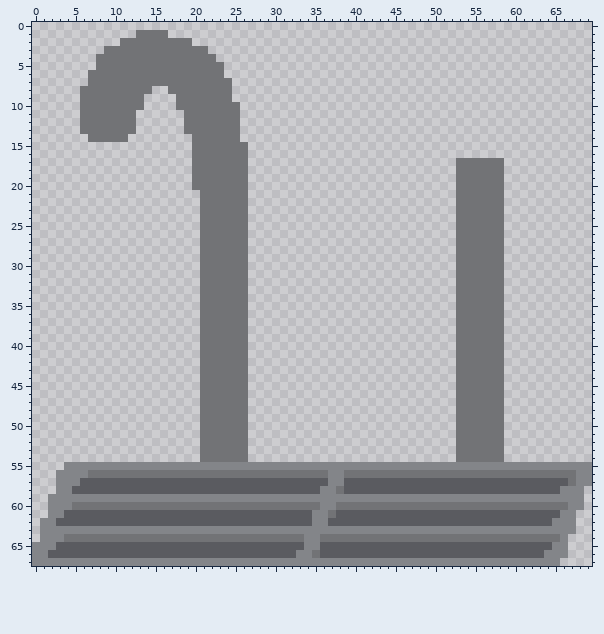
Two states of a pixel-art file, Textures/objects/Taps.aseprite. The picture above was drawn from the file before the commit.
70x68 pixels, 1 frame.
Once edited:
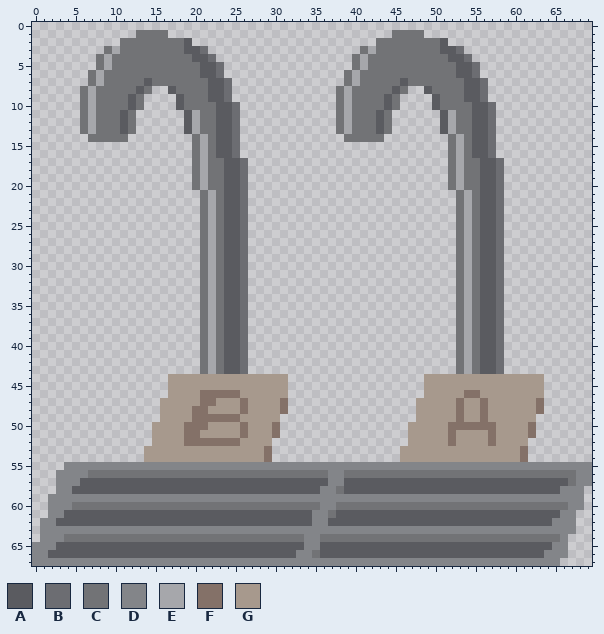
Palette (. is transparent): A #5a5b60  B #6c6d72  C #727376  D #838589  E #a6a7ab  F #847168  G #a7998d
What changed:
Layer "Layer 2":
Colour A is added in row 2 at x 51; in row 3 at x 51 to 52; in row 4 at x 52 to 53; in rows 5 to 6 at x 53 to 54; in row 7 at x 46 and 54 to 55; in row 8 at x 45, 49 and 54 to 55.
Colour A is added in row 9 at x 44, 50 and 54 to 55; in row 10 at x 44, 50 and 55 to 56; in rows 11 to 13 at x 43, 51 and 55 to 56; in rows 14 to 16 at x 55 to 56.
Colour A replaces colour C in row 2 at x 19; in row 3 at x 19 to 20; in row 4 at x 20 to 21; in rows 5 to 6 at x 21 to 22; in row 7 at x 14 and 22 to 23; in row 8 at x 13, 17 and 22 to 23.
Colour A replaces colour C in row 9 at x 12, 18 and 22 to 23; in row 10 at x 12, 18 and 23 to 24; in rows 11 to 13 at x 11, 19 and 23 to 24; in rows 14 to 16 at x 23 to 24; in rows 17 to 43 at x 24 to 25 and 56 to 57.
Colour B is added in row 3 at x 53; in row 4 at x 54; in rows 5 to 6 at x 55; in rows 7 to 9 at x 56; in rows 10 to 16 at x 57.
Colour B replaces colour C in row 3 at x 21; in row 4 at x 22; in rows 5 to 6 at x 23; in rows 7 to 9 at x 24; in rows 10 to 16 at x 25; in rows 17 to 43 at x 26 and 58.
Colour C is added in row 1 at x 45 to 48; in row 2 at x 43 to 50; in row 3 at x 41 and 43 to 50; in row 4 at x 40 and 42 to 51; in row 5 at x 40 and 42 to 52; in row 6 at x 39 and 41 to 52.
Colour C is added in row 7 at x 39, 41 to 45 and 47 to 53; in row 8 at x 38, 40 to 44, 46 and 50 to 53; in row 9 at x 38, 40 to 43, 45 and 51 to 53; in row 10 at x 38, 40 to 43, 45 and 51 to 54; in rows 11 to 13 at x 38, 40 to 42, 44 and 53 to 54; in row 14 at x 39 to 43, 52 and 54.
Colour C is added in rows 15 to 16 at x 52 and 54; in rows 17 to 20 at x 52.
Colour E is added in row 3 at x 42; in rows 4 to 5 at x 41; in rows 6 to 7 at x 40; in rows 8 to 10 at x 39; in rows 11 to 13 at x 39 and 52; in rows 14 to 16 at x 53.
Colour E replaces colour C in row 3 at x 10; in rows 4 to 5 at x 9; in rows 6 to 7 at x 8; in rows 8 to 10 at x 7; in rows 11 to 13 at x 7 and 20; in rows 14 to 16 at x 21.
Colour E replaces colour C in rows 17 to 20 at x 21 and 53; in rows 21 to 43 at x 22 and 54.
Colour F is added in row 47 at x 31 and 63; in row 48 at x 20, 31 and 63; in row 49 at x 20; in rows 50 to 51 at x 19 to 20, 30, 52 and 62; in row 52 at x 19 to 20 and 52; in rows 53 to 54 at x 29 and 61.
Colour F replaces colour C in row 46 at x 21 to 25 and 54 to 55; in row 47 at x 21 to 22, 26, 53 and 56; in row 48 at x 21, 26, 53 and 56; in row 49 at x 21 to 25, 53 and 56; in row 50 at x 21, 26 and 53 to 57; in row 51 at x 26 and 57.
Colour F replaces colour C in row 52 at x 21 to 25 and 57.
Colour G is added in rows 44 to 46 at x 17 to 20, 27 to 31, 49 to 52 and 59 to 63; in row 47 at x 16 to 20, 27 to 30, 48 to 52 and 59 to 62; in rows 48 to 49 at x 16 to 19, 27 to 30, 48 to 52 and 59 to 62; in rows 50 to 52 at x 15 to 18, 27 to 29, 47 to 51 and 59 to 61; in rows 53 to 54 at x 14 to 20, 27 to 28, 46 to 52 and 59 to 60.
Colour G replaces colour C in rows 44 to 45 at x 21 to 26 and 53 to 58; in row 46 at x 26, 53 and 56 to 58; in row 47 at x 23 to 25, 54 to 55 and 57 to 58; in row 48 at x 22 to 25, 54 to 55 and 57 to 58; in row 49 at x 26, 54 to 55 and 57 to 58; in row 50 at x 22 to 25 and 58.
Colour G replaces colour C in row 51 at x 21 to 25, 53 to 56 and 58; in row 52 at x 26, 53 to 56 and 58; in rows 53 to 54 at x 21 to 26 and 53 to 58.
The edit erases colour C in rows 15 to 16 at x 26.
